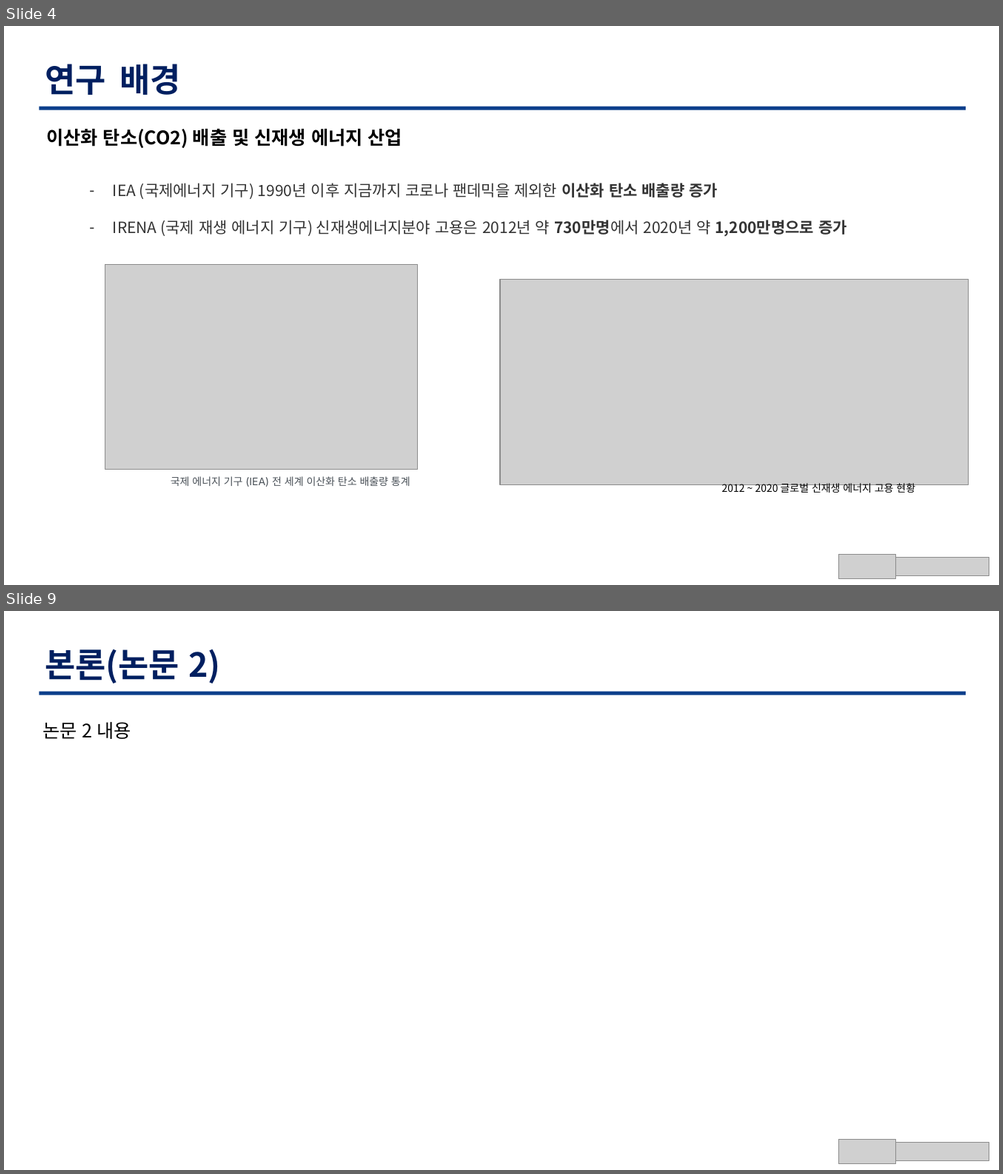
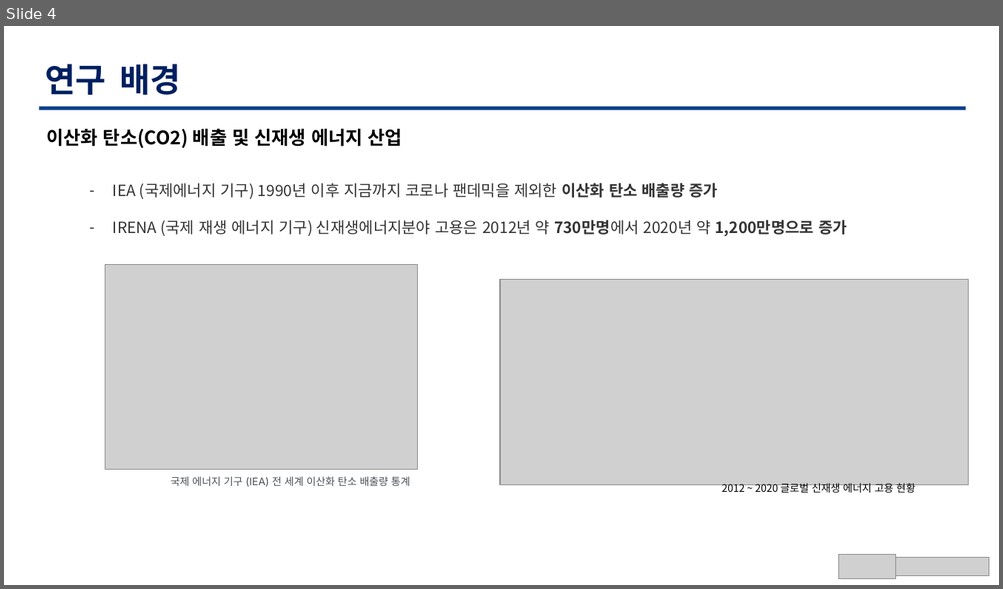
Before and after one commit to TaegyuHan/Solar_radiation_prediction_model, a slide deck: KICS_PT/[KICS] 동향 poster.pptx. Shown one above the other, each under a label of ours: slides 4 and 9 before the commit, slide 4 after it; the slides between them are not shown. The pictures are 1003x1174 and 1003x589 pixels, drawn with LibreOffice and Linux fonts; fonts in the diff are those of the drawing; grey boxes stand for pictures. Boxes give left, top, right and bottom in pixels: in the first picture for what was removed or moved away, otherwise in the second. Text is boxed around its words. In the diff, an @@ line names an element or a change of style, - is before the commit and + after.

```diff
--- a/KICS_PT/[KICS] 동향 poster.pptx
+++ b/KICS_PT/[KICS] 동향 poster.pptx
@@ slide 9 removed at box(4, 611, 999, 1170), background #FFFFFF @@
@@ text removed at box(45, 649, 220, 684) @@
-본론(논문 2)
@@ freeform shape removed at box(39, 692, 966, 695) @@
@@ text removed at box(42, 722, 131, 739) @@
-논문 2 내용
@@ picture removed at box(838, 1140, 896, 1165) @@
@@ picture removed at box(896, 1143, 989, 1161) @@
```
Also in this commit, not shown: 3 slides changed, 6 slides added, 6 other slides removed, 4 other files.
